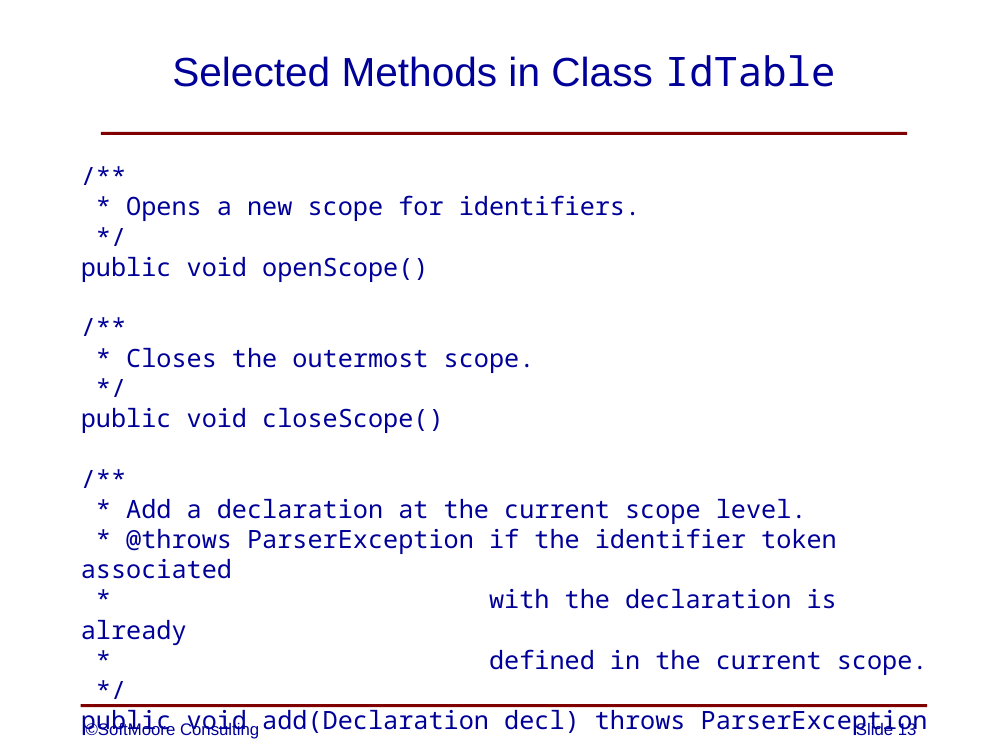
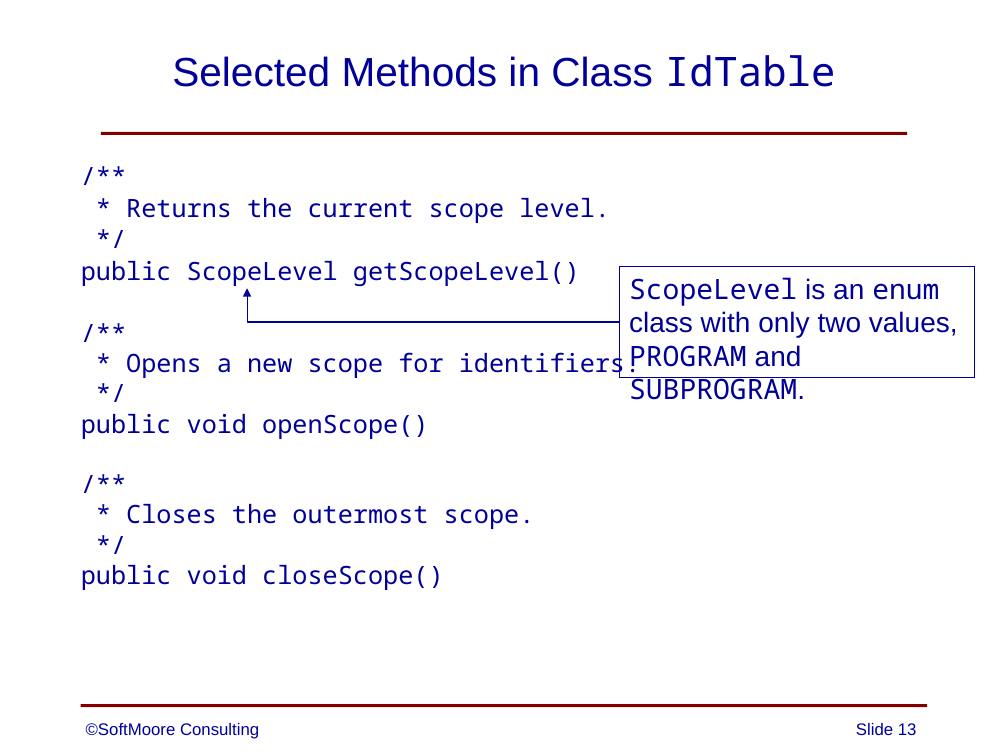
Before and after one commit to SoftMoore/CPRL, a slide deck: slide 13 of PowerPoint Slides/13 - Subprograms.pptx. Drawn at 1008x756 pixels with LibreOffice and Linux fonts; fonts in the diff are those of the drawing. Boxes give left, top, right and bottom in pixels: in the first picture for what was removed or moved away, otherwise in the second. Text is boxed around its words. In the diff, an @@ line names an element or a change of style, - is before the commit and + after.

```diff
--- a/PowerPoint Slides/13 - Subprograms.pptx
+++ b/PowerPoint Slides/13 - Subprograms.pptx
@@ text at <box>81,198,610,286</box>: paragraphs added @@
+/**
+* Returns the current scope level.
+*/
+public ScopeLevel getScopeLevel()
@@ rectangle added at <box>619,266,974,378</box>, outline #000099 0.75 pt, 20 pt, text #000099 @@
+ScopeLevel is an enum
+class with only two values,
+PROGRAM and SUBPROGRAM.
@@ elbow arrow added from (619, 322) to (247, 288), #000099 0.75 pt @@
@@ text at <box>81,499,928,735</box>: paragraphs removed @@
-/**
-* Add a declaration at the current scope level.
-* @throws ParserException if the identifier token associated
-* with the declaration is already
-* defined in the current scope.
-*/
-public void add(Declaration decl) throws ParserException
```
Also in this commit, not shown: 2 other slides changed, 3 other files.
